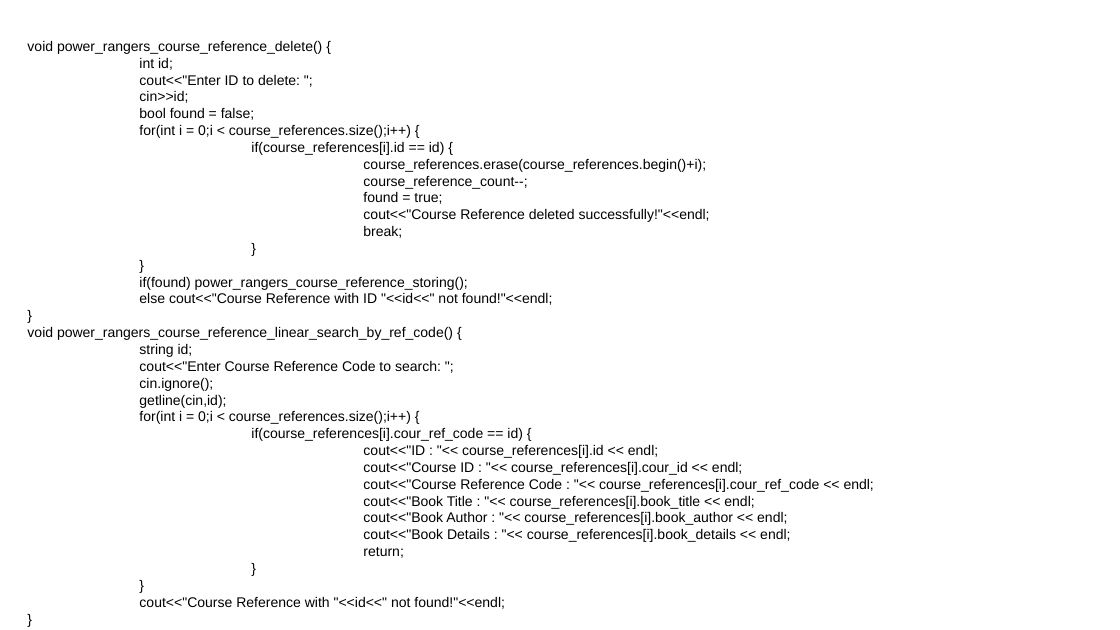
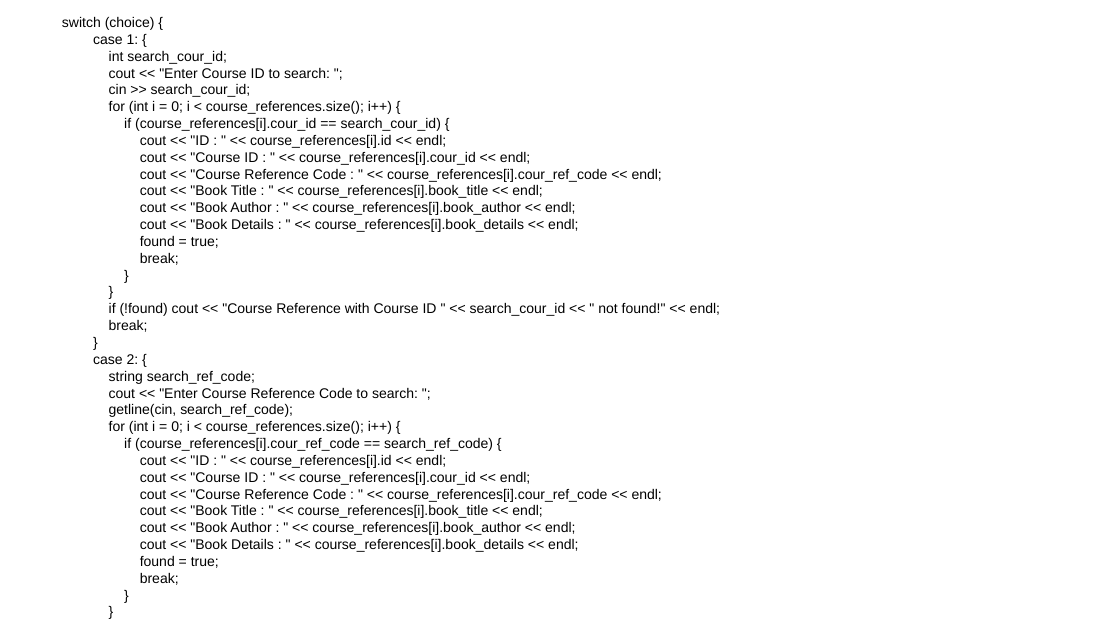
Before and after one commit to vissamsettynikitha/team_power_rangers, a slide deck: slide 24 of OBE_power_rangers_course_reference.pptx (slide 20 before the commit). Drawn at 1120x630 pixels with LibreOffice and Linux fonts; fonts in the diff are those of the drawing; background and template pictures are left out. Boxes give left, top, right and bottom in pixels: in the first picture for what was removed or moved away, otherwise in the second. Text is boxed around its words. In the diff, an @@ line names an element or a change of style, - is before the commit and + after.

```diff
--- a/OBE_power_rangers_course_reference.pptx
+++ b/OBE_power_rangers_course_reference.pptx
@@ text "switch (choice) {": place and size @@
-text "switch (choice) {" at [27,41,874,609]
+text "switch (choice) {" at [62,17,720,585]
@@ text at [62,17,662,232]: text changed @@
-void power_rangers_course_reference_delete() {
-int id;
-cout<<"Enter ID to delete: ";
-cin>>id;
-bool found = false;
-for(int i = 0;i < course_references.size();i++) {
-if(course_references[i].id == id) {
-course_references.erase(course_references.begin()+i);
-course_reference_count--;
+switch (choice) {
+case 1: {
+int search_cour_id;
+cout << "Enter Course ID to search: ";
+cin >> search_cour_id;
+for (int i = 0; i < course_references.size(); i++) {
+if (course_references[i].cour_id == search_cour_id) {
+cout << "ID : " << course_references[i].id << endl;
+cout << "Course ID : " << course_references[i].cour_id << endl;
+cout << "Course Reference Code : " << course_references[i].cour_ref_code << endl;
+cout << "Book Title : " << course_references[i].book_title << endl;
+cout << "Book Author : " << course_references[i].book_author << endl;
+cout << "Book Details : " << course_references[i].book_details << endl;
@@ text at [363,209,710,222]: paragraph removed @@
-cout<<"Course Reference deleted successfully!"<<endl;
@@ text at [109,303,720,332]: text changed @@
-if(found) power_rangers_course_reference_storing();
-else cout<<"Course Reference with ID "<<id<<" not found!"<<endl;
+if (!found) cout << "Course Reference with Course ID " << search_cour_id << " not found!" << endl;
+break;
@@ text at [93,354,662,585]: text changed @@
-void power_rangers_course_reference_linear_search_by_ref_code() {
-string id;
-cout<<"Enter Course Reference Code to search: ";
-cin.ignore();
-getline(cin,id);
-for(int i = 0;i < course_references.size();i++) {
-if(course_references[i].cour_ref_code == id) {
-cout<<"ID : "<< course_references[i].id << endl;
-cout<<"Course ID : "<< course_references[i].cour_id << endl;
-cout<<"Course Reference Code : "<< course_references[i].cour_ref_code << endl;
-cout<<"Book Title : "<< course_references[i].book_title << endl;
-cout<<"Book Author : "<< course_references[i].book_author << endl;
-cout<<"Book Details : "<< course_references[i].book_details << endl;
-return;
+case 2: {
+string search_ref_code;
+cout << "Enter Course Reference Code to search: ";
+getline(cin, search_ref_code);
+for (int i = 0; i < course_references.size(); i++) {
+if (course_references[i].cour_ref_code == search_ref_code) {
+cout << "ID : " << course_references[i].id << endl;
+cout << "Course ID : " << course_references[i].cour_id << endl;
+cout << "Course Reference Code : " << course_references[i].cour_ref_code << endl;
+cout << "Book Title : " << course_references[i].book_title << endl;
+cout << "Book Author : " << course_references[i].book_author << endl;
+cout << "Book Details : " << course_references[i].book_details << endl;
+found = true;
+break;
@@ text at [139,597,505,609]: paragraphs removed @@
-cout<<"Course Reference with "<<id<<" not found!"<<endl;
-}
```
Also in this commit, not shown: 7 other slides changed, 9 slides added, 4 slides removed.
